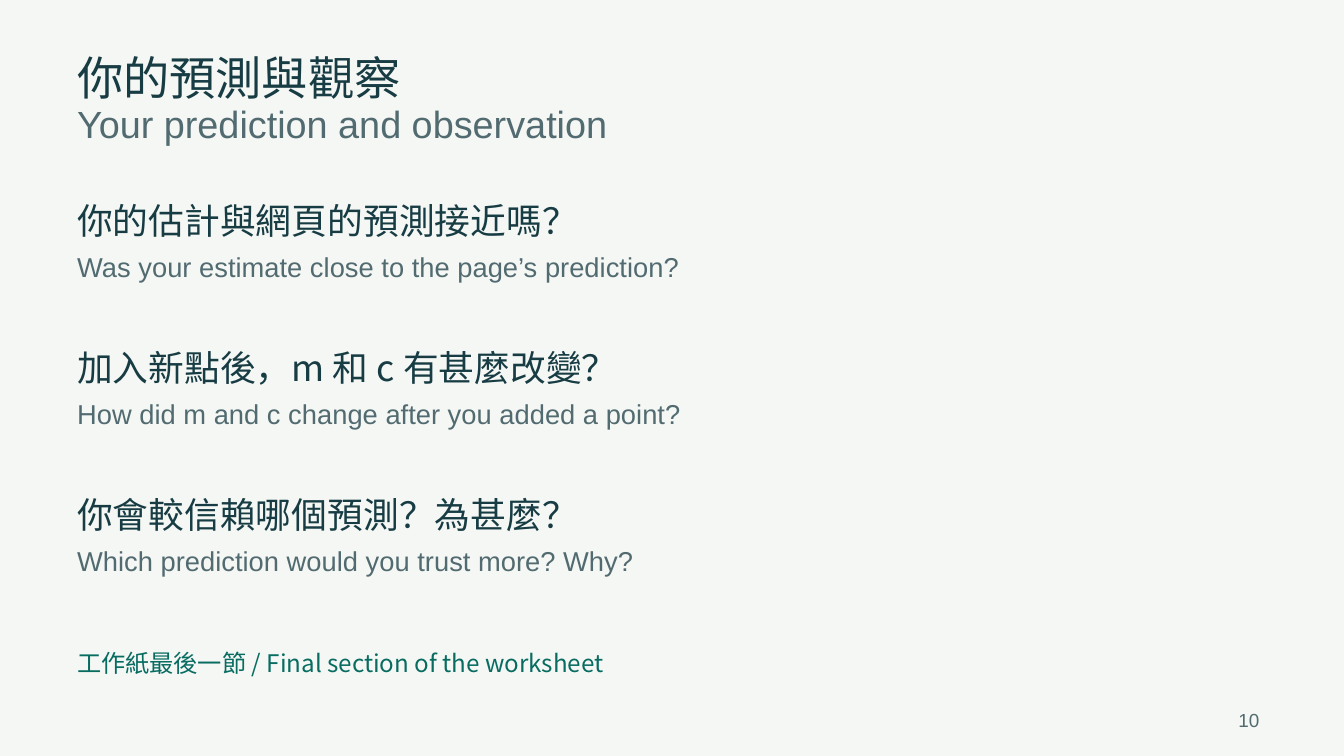
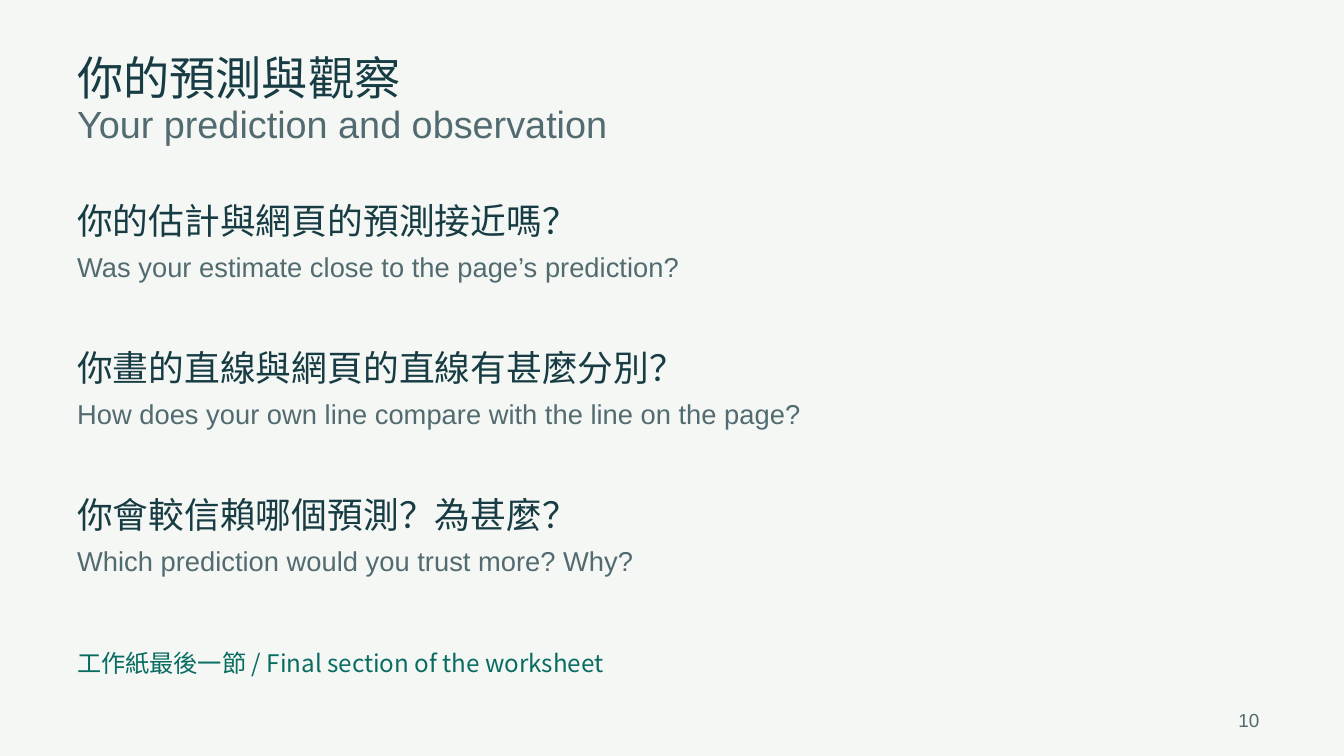
Before and after one commit to GordanY/f2-linear-regression, a slide deck: slide 10 of teacher-slides.pptx. Drawn at 1344x756 pixels with LibreOffice and Linux fonts; fonts in the diff are those of the drawing. Boxes give left, top, right and bottom in pixels: in the first picture for what was removed or moved away, otherwise in the second. Text is boxed around its words. In the diff, an @@ line names an element or a change of style, - is before the commit and + after.

Commit message:
Let students draw an intuitive line and simplify worksheet reflection

```diff
--- a/teacher-slides.pptx
+++ b/teacher-slides.pptx
@@ text at (x1=77, y1=351, x2=685, y2=384): text changed @@
-加入新點後，m 和 c 有甚麼改變？
+你畫的直線與網頁的直線有甚麼分別？
@@ text at (x1=77, y1=404, x2=800, y2=429): text changed @@
-How did m and c change after you added a point?
+How does your own line compare with the line on the page?
```
Also in this commit, not shown: 1 other slide changed, 3 other files.
